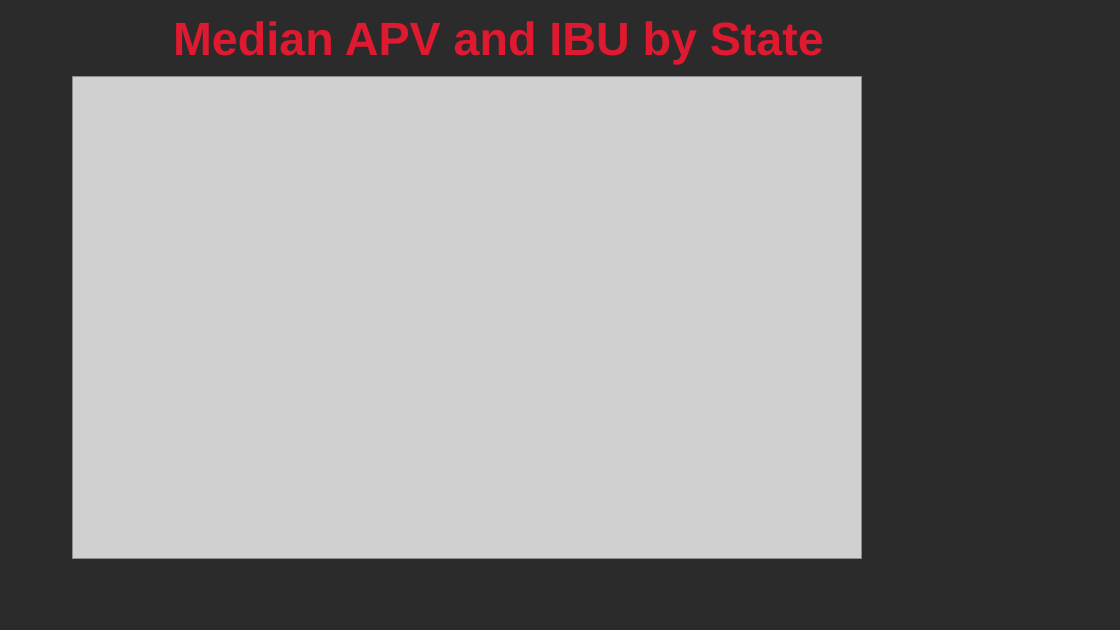
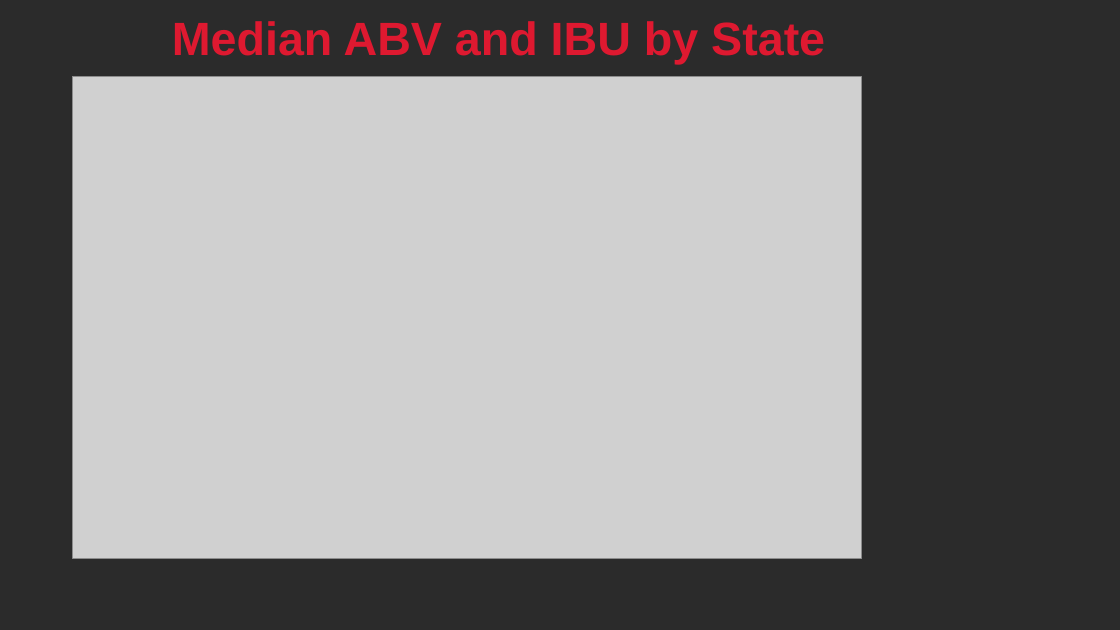
Before and after one commit to troymcsimov/6306, a slide deck: slide 6 of Case Study 1/EDA slides-1.pptx. Drawn at 1120x630 pixels with LibreOffice and Linux fonts; fonts in the diff are those of the drawing; grey boxes stand for pictures; background and template pictures are left out; a plain dark background stands for a picture behind light text. Boxes give left, top, right and bottom in pixels: in the first picture for what was removed or moved away, otherwise in the second. Text is boxed around its words. In the diff, an @@ line names an element or a change of style, - is before the commit and + after.

```diff
--- a/Case Study 1/EDA slides-1.pptx
+++ b/Case Study 1/EDA slides-1.pptx
@@ title at <box>172,21,825,64</box>: text changed @@
-Median APV and IBU by State
+Median ABV and IBU by State
```
Also in this commit, not shown: 6 other slides changed, 3 slides added, 1 slide removed.
